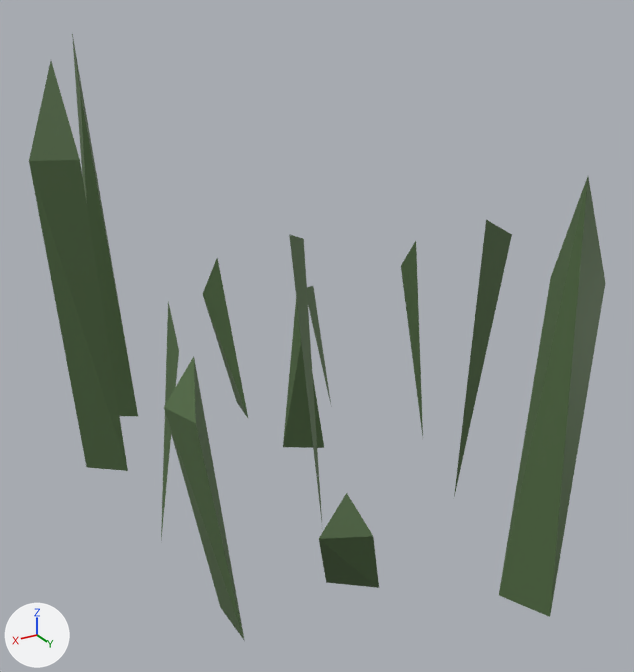
Before and after pictures for a commit that changed the glTF model assets/models/nature/Grass_Short.lod3.glb.
Rendered twice from a 50 mm camera at (0.273, 0.577, 0.404) aimed at (-0.039, 0.058, 0.145). Every picture has the same lights, and +X, +Y and +Z are marked at lower left. The older version comes first. Where no turn or scale is listed for an object, it has been applied to the vertices. Vertices at exactly the same position are counted once.

In view in the first picture: 'Grass_Short'.
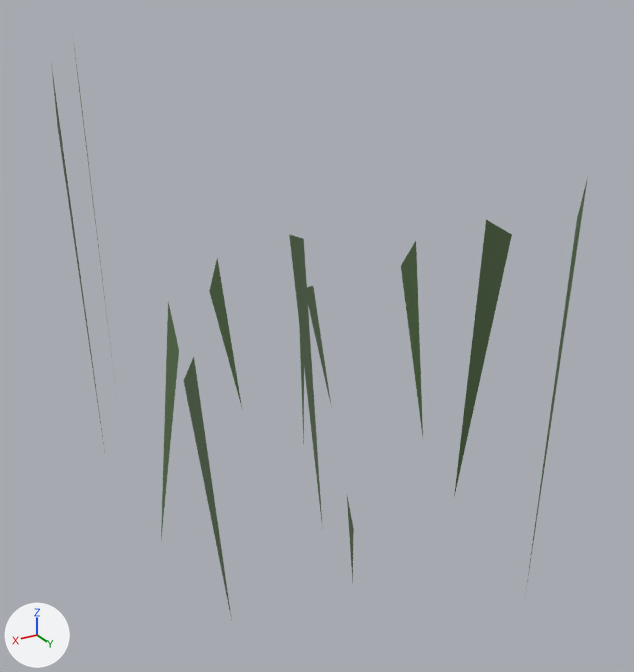
Location of each change, [x1, y1, x2, y2] in pixels of the pictures (634 x 672 px):
'Grass_Short', reshaped (7% narrower): before [29, 34, 605, 641]; after [51, 34, 588, 620]
part 1 of me_plane_002, cut back: before [164, 177, 605, 641]; after [184, 177, 588, 620]
part 2 of me_plane_002, cut back: before [29, 34, 324, 471]; after [51, 34, 304, 465]

The edits, one by one:
me_plane_002 is used by ob_grass_short; location (0.0, 0.0, 0.0).
me_plane_002 had 48 vertices, 43 faces and spanned x -0.176..0.125, y -0.181..0.253, z -0.005..0.351.
me_plane_002 now has 36 vertices, 12 faces and spans x -0.176..0.107, y -0.171..0.236, z -0.005..0.351.
Part 1, on me_plane_002:
12 vertices are removed from x -0.135..0.113, y 0.13..0.253, z -0.005..0.224.
18 faces are deleted.
6 vertices are added at (-0.121, 0.222, 0.263), (-0.098, 0.236, -0.005), (0.107, 0.155, 0.185), (0.082, 0.149, -0.005), (0.006, 0.18, 0.063), (-0.009, 0.157, -0.005).
3 new faces join them.
Part 2, on me_plane_002:
12 vertices are removed from x -0.092..0.125, y -0.181..-0.017, z -0.005..0.271.
20 faces are deleted.
6 vertices are added at (0.048, -0.171, -0.005), (-0.076, -0.027, -0.005), (0.105, -0.062, 0.295), (0.09, -0.083, -0.005), (-0.039, -0.138, 0.118), (-0.06, -0.119, -0.005).
4 new faces join them.
